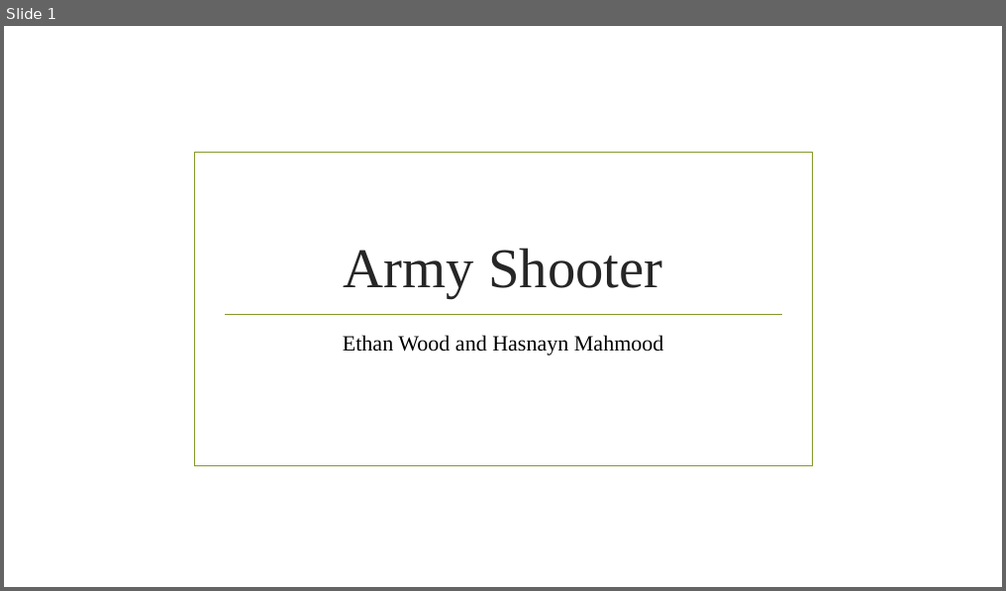
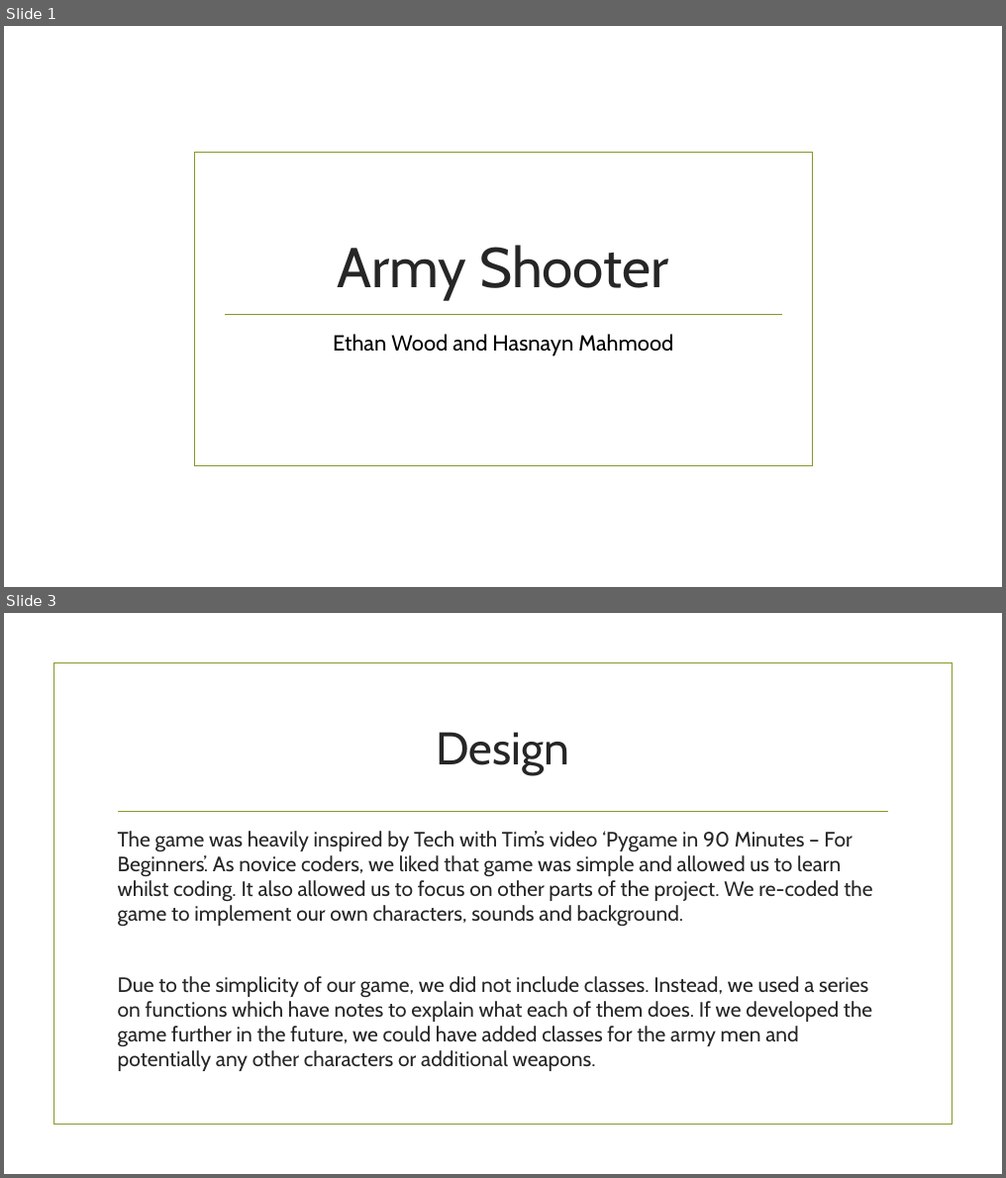
Before and after one commit to Ethanwood1886/COM4008-PR1-EH, a slide deck: COM4008 PR1 Presentation.pptx. Shown one above the other, each under a label of ours: slide 1 before the commit, slides 1 and 3 after it; the slides between them are not shown. The pictures are 1006x591 and 1006x1178 pixels, drawn with LibreOffice and Linux fonts; fonts in the diff are those of the drawing; background and template pictures are left out. Boxes give left, top, right and bottom in pixels: in the first picture for what was removed or moved away, otherwise in the second. Text is boxed around its words. In the diff, an @@ line names an element or a change of style, - is before the commit and + after.

```diff
--- a/COM4008 PR1 Presentation.pptx
+++ b/COM4008 PR1 Presentation.pptx
@@ slide 3 added at bbox=[4, 613, 1002, 1174], background picture (left out) @@
@@ rectangle added at bbox=[54, 663, 951, 1125], outline #83992A 1.25 pt @@
@@ title added at bbox=[437, 732, 570, 775], 44 pt, text #262626 @@
+Design
@@ line added from (119, 811) to (888, 811), #83992A 1.25 pt @@
@@ text added at bbox=[118, 831, 872, 1071], 20 pt, text #262626 @@
+The game was heavily inspired by Tech with Tim’s video ‘Pygame in 90 Minutes – For Beginners’. As novice coders, we liked that game was simple and allowed us to learn whilst coding. It also allowed us to focus on other parts of the project. We re-coded the game to implement our own characters, sounds and background.
+Due to the simplicity of our game, we did not include classes. Instead, we used a series on functions which have notes to explain what each of them does. If we developed the game further in the future, we could have added classes for the army men and potentially any other characters or additional weapons.
@@ slide 1 changed as well @@
@@ title "Army Shooter" at bbox=[338, 245, 669, 300]: font Times New Roman to Cabin @@
@@ subtitle "Ethan Wood and Hasnayn Mahmood" at bbox=[333, 334, 673, 357]: font Times New Roman to Cabin @@
```
Also in this commit, not shown: 2 other slides added, 1 other file.
